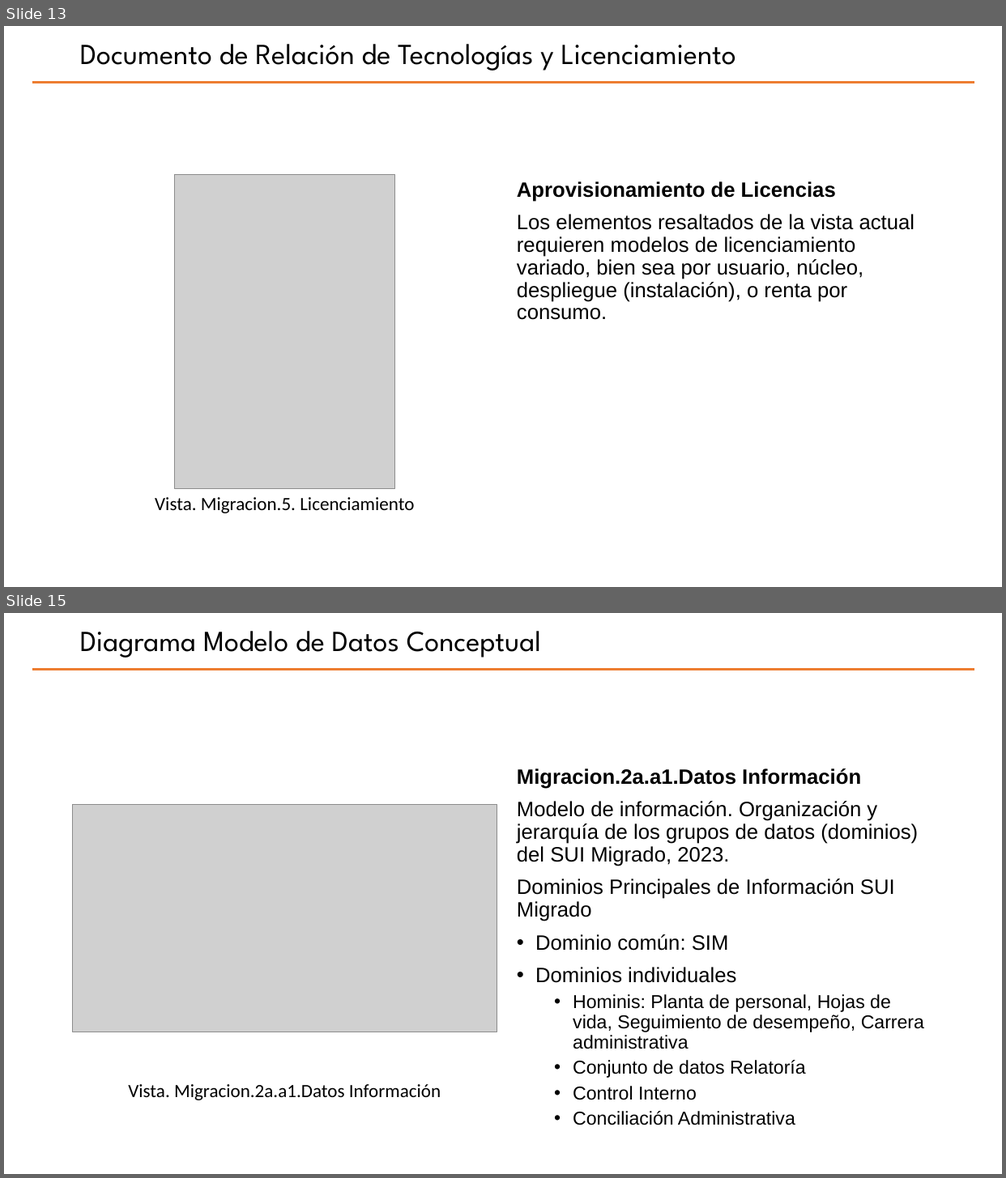
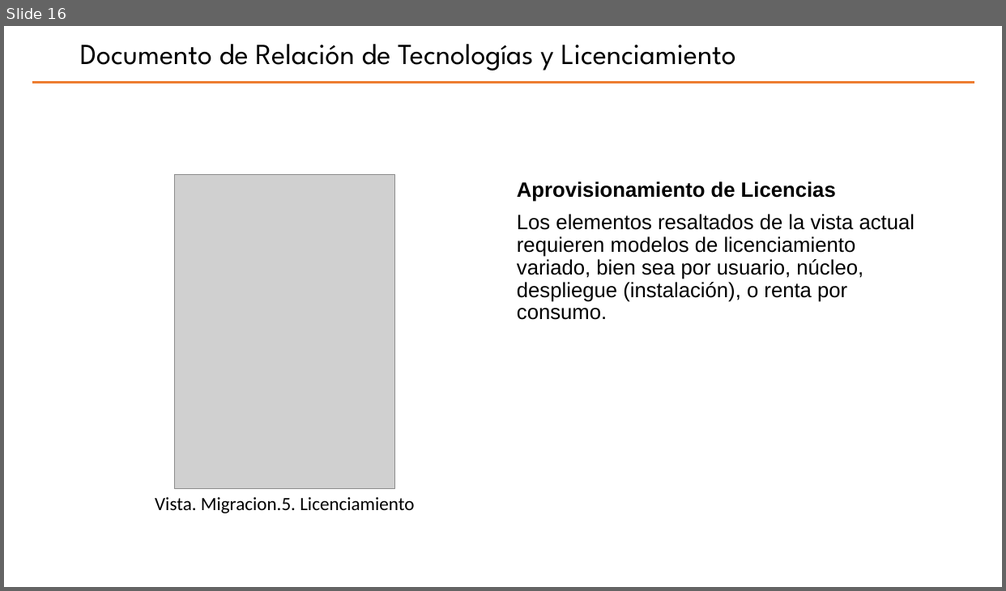
Before and after one commit to hwong23/pgn-078, a slide deck: content/pptxoutpt.pptx. Shown one above the other, each under a label of ours: slides 13 and 15 before the commit, slide 16 after it; the slides between them are not shown. The pictures are 1006x1178 and 1006x591 pixels, drawn with LibreOffice and Linux fonts; fonts in the diff are those of the drawing; grey boxes stand for pictures; background and template pictures are left out. Boxes give left, top, right and bottom in pixels: in the first picture for what was removed or moved away, otherwise in the second. Text is boxed around its words. In the diff, an @@ line names an element or a change of style, - is before the commit and + after.

```diff
--- a/content/pptxoutpt.pptx
+++ b/content/pptxoutpt.pptx
@@ slide 15 removed at <box>4,613,1002,1174</box>, background #FFFFFF; not listed: 1 template element that a slide beside it also shows @@
@@ title removed at <box>80,631,541,658</box> @@
-Diagrama Modelo de Datos Conceptual
@@ text removed at <box>517,769,924,1126</box> @@
-Migracion.2a.a1.Datos Información
-Modelo de información. Organización y jerarquía de los grupos de datos (dominios) del SUI Migrado, 2023.
-Dominios Principales de Información SUI Migrado
-• Dominio común: SIM
-• Dominios individuales
-  • Hominis: Planta de personal, Hojas de vida, Seguimiento de desempeño, Carrera administrativa
-  • Conjunto de datos Relatoría
-  • Control Interno
-  • Conciliación Administrativa
@@ picture removed at <box>73,805,497,1033</box> @@
@@ text removed at <box>128,1084,441,1101</box> @@
-Vista. Migracion.2a.a1.Datos Información
@@ what was slide 13 is now slide 16 @@
```
Also in this commit, not shown: 4 slides changed, 4 slides added, 2 other slides removed, 13 other files.
